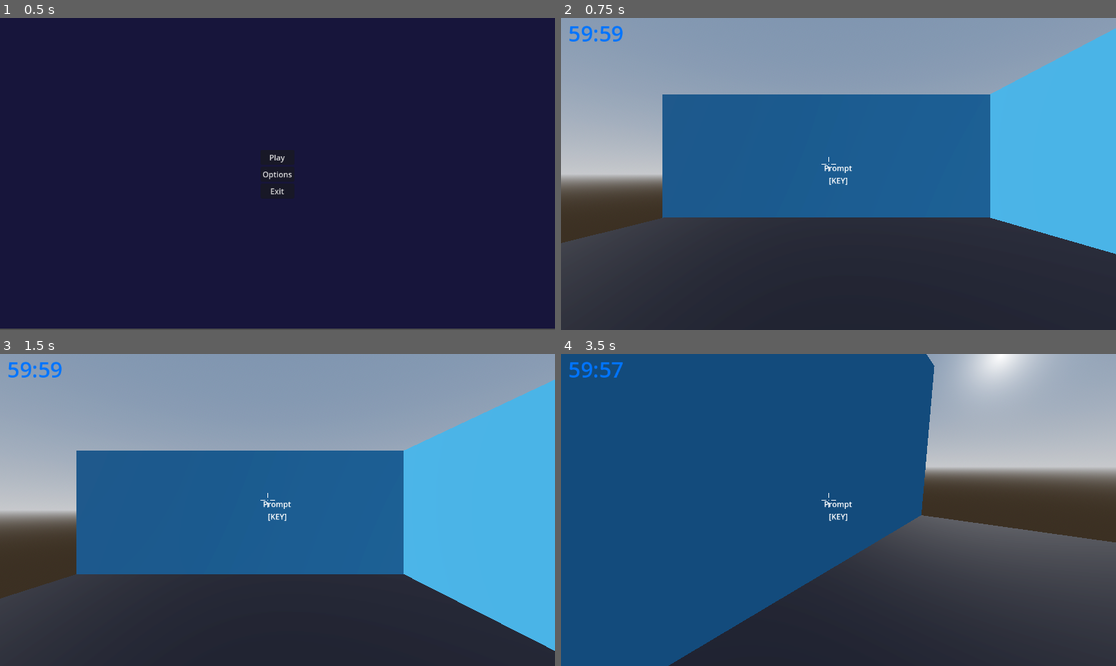
Above: before the commit, frames 1-4 (two rows, left to right).
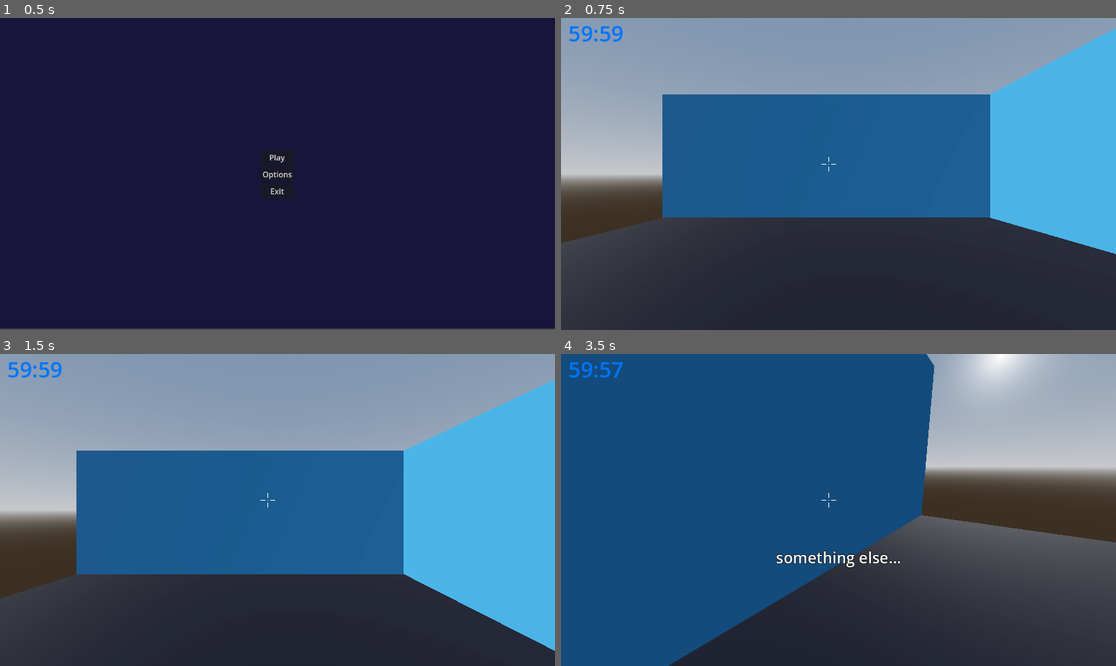
Above: after the commit, the same moments.

Repository: moriartyjk/nova_horizons
Game: Godot game, scene res://scenes/menus/main_menu.tscn
Same seed, same stepped clock (60 frames per second), same inputs: the game is played once before the commit and once after it.
Inputs (mouse positions are in pixels of both pictures, inside the frame that each line leads up to):
- Up to frame 1 (0.5 s): no input
- Up to frame 2 (0.75 s): click "Play" at 0.5 s
- Up to frame 3 (1.5 s): tap Enter (ui_accept) at 1.25 s; move the mouse to (399, 494) at 1.27 s; hold D (move_right) from 1.28 s (still down); click (399, 494) at 1.42 s
- Up to frame 4 (3.5 s): tap Enter (ui_accept) at 1.52, 2.27 s; move the mouse to (810, 510) at 2.02 s; release D (move_right) at 2.03 s; hold W (move_forward) from 2.03 s (still down); move the mouse to (849, 503) at 2.77 s

Frame 1 is identical in both runs. In frame 2, 0.1% of the frame differs, in the area x 47-53%, y 47-54%; in frame 3, 0.1%; in frame 4, 0.6%, in the area x 38-62%, y 47-69%.

Commit message:
prompt message appears when colliding

Diff:
--- a/interact/interact_ray.gd
+++ b/interact/interact_ray.gd
@@ -1,7 +1,9 @@
 extends RayCast3D
 
+@onready var prompt: Label = $Prompt
 
 func _physics_process(delta: float) -> void:
+	prompt.text = ""
 
 	if is_colliding():
-		print("Detecting Something")
+		prompt.text = "something else..."
--- a/interact/interact_ray.tscn
+++ b/interact/interact_ray.tscn
@@ -11,10 +11,13 @@
 anchor_top = 0.5
 anchor_right = 1.0
 anchor_bottom = 0.5
-offset_top = -11.5
-offset_bottom = 11.5
+offset_top = 76.0
+offset_bottom = 169.0
 grow_horizontal = 2
 grow_vertical = 2
+theme_override_colors/font_outline_color = Color(0, 0, 0, 1)
+theme_override_constants/outline_size = 4
+theme_override_font_sizes/font_size = 32
 text = "Prompt
 [KEY]"
 horizontal_alignment = 1
